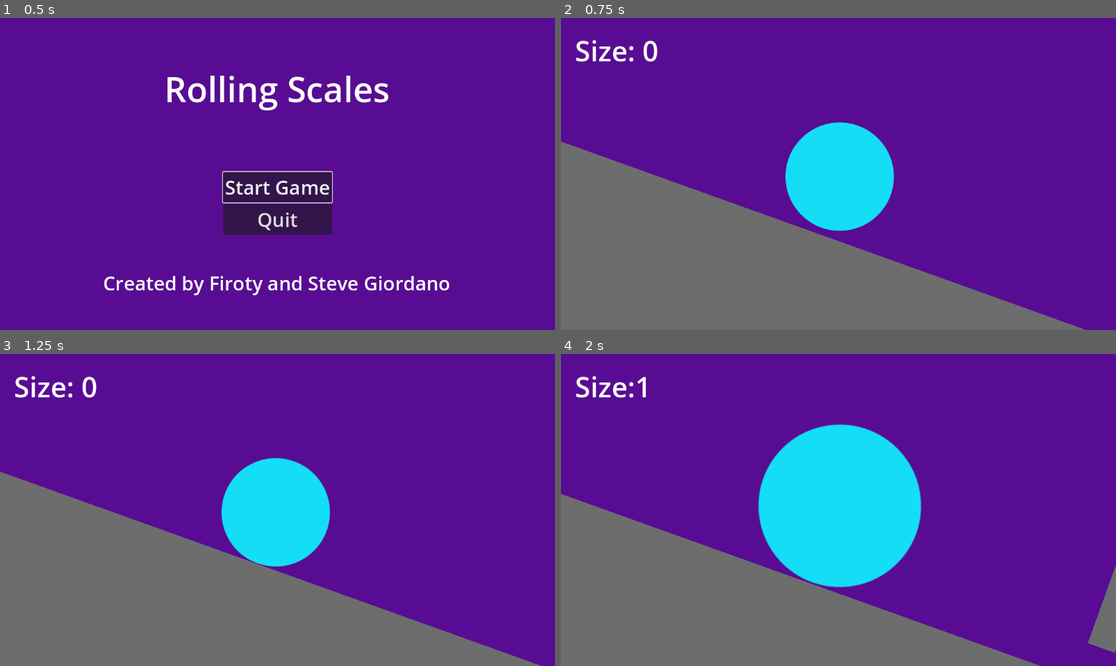
Above: before the commit, frames 1-4 (two rows, left to right).
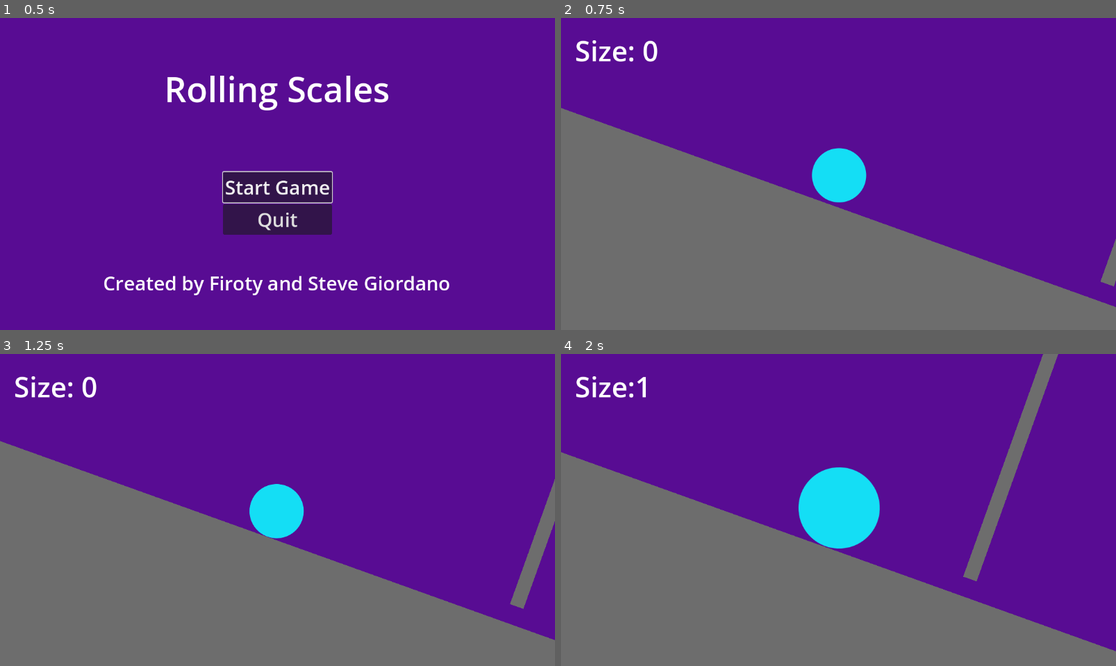
Above: after the commit, the same moments.

Repository: Firoty1/Rolling-Scales
Game: Godot game, scene res://scenes/start_menu.tscn
Two runs of this game, one before a commit and one after it. Both use one fixed random seed, a clock stepped at 60 frames per second and the inputs below.
Inputs:
- Up to frame 1 (0.5 s): no input
- Up to frame 2 (0.75 s): click "Start Game" at 0.5 s
- Up to frame 3 (1.25 s): no input
- Up to frame 4 (2 s): hold Up (grow) from 1.28 s (still down)

Frame 1 is identical in both runs. In frame 2, 14% of the frame differs, in the area x 0-100%, y 28-100%; in frame 3, 14%; in frame 4, 23%, in the area x 0-100%, y 0-100%.

Commit message:
level 2 almost done

Diff:
--- a/autoloads/AudioControl.tscn
+++ b/autoloads/AudioControl.tscn
@@ -30,10 +30,12 @@
 	$Death.play()
 
 func ShrinkSound():
+	$Shrink.volume_db = -10
 	$Shrink.set_stream(shrink)
 	$Shrink.play()
 
 func GrowSound():
+	$Grow.volume_db = -10
 	$Grow.set_stream(grow)
 	$Grow.play()
 
@@ -62,7 +64,6 @@
 volume_db = -0.2
 
 [node name="Shrink" type="AudioStreamPlayer" parent="."]
-volume_db = -0.3
 
 [node name="Grow" type="AudioStreamPlayer" parent="."]
 
--- a/level_2.tscn
+++ b/level_2.tscn
@@ -1,16 +1,20 @@
-[gd_scene load_steps=5 format=3 uid="uid://706mgfng7gir"]
+[gd_scene load_steps=9 format=3 uid="uid://706mgfng7gir"]
 
 [ext_resource type="PackedScene" uid="uid://bnhexur0ry2ny" path="res://scenes/ball.tscn" id="1_ej3mk"]
 [ext_resource type="PackedScene" uid="uid://b4udhsebdtf6v" path="res://scenes/HUD.tscn" id="2_4j8th"]
 [ext_resource type="PackedScene" uid="uid://bxaav1pybxfvx" path="res://scenes/wall_or_floor.tscn" id="3_yh2h4"]
 [ext_resource type="PackedScene" uid="uid://ctwchxsj2ndyr" path="res://scenes/spike.tscn" id="4_vox3t"]
+[ext_resource type="PackedScene" uid="uid://cfu4xxf753ecx" path="res://scenes/spring.tscn" id="5_nyco1"]
+[ext_resource type="PackedScene" uid="uid://cfbl7watl7plf" path="res://scenes/turbo_arrow.tscn" id="6_n5q2h"]
+[ext_resource type="PackedScene" uid="uid://dhjmjxj2p4jv5" path="res://scenes/ramp.tscn" id="7_0lebd"]
+[ext_resource type="PackedScene" uid="uid://bpj0v675n64cq" path="res://scenes/level_end.tscn" id="8_wy87q"]
 
 [node name="Level2" type="Node2D"]
 
 [node name="Ball" parent="." instance=ExtResource("1_ej3mk")]
-position = Vector2(538, 218)
 
 [node name="Camera2D" type="Camera2D" parent="Ball"]
+zoom = Vector2(0.5, 0.5)
 
 [node name="HUD" parent="." instance=ExtResource("2_4j8th")]
 
@@ -19,15 +23,34 @@
 rotation = 0.34383
 scale = Vector2(11.5189, 1.33066)
 
+[node name="WallOrFloor5" parent="." instance=ExtResource("3_yh2h4")]
+position = Vector2(5229, 1302)
+rotation = 0.34383
+scale = Vector2(-0.654922, 0.0974519)
+
 [node name="WallOrFloor3" parent="." instance=ExtResource("3_yh2h4")]
 position = Vector2(6603, 3178)
 rotation = 0.34383
+scale = Vector2(11.5189, 1.33066)
+
+[node name="WallOrFloor9" parent="." instance=ExtResource("3_yh2h4")]
+position = Vector2(13299, 5575)
+rotation = 0.34383
+scale = Vector2(11.5189, 1.33066)
+
+[node name="WallOrFloor14" parent="." instance=ExtResource("3_yh2h4")]
+position = Vector2(17574, 6527)
 scale = Vector2(11.5189, 1.33066)
 
 [node name="WallOrFloor4" parent="." instance=ExtResource("3_yh2h4")]
 position = Vector2(3022, 2341)
 rotation = 0.34383
 scale = Vector2(11.5189, 1.33066)
+
+[node name="WallOrFloor6" parent="." instance=ExtResource("3_yh2h4")]
+position = Vector2(5507, 1934)
+rotation = 0.34383
+scale = Vector2(-0.0610332, 1.73421)
 
 [node name="WallOrFloor2" parent="." instance=ExtResource("3_yh2h4")]
 position = Vector2(1629, -201)
@@ -44,7 +67,119 @@
 rotation = 0.34383
 scale = Vector2(0.5, 0.5)
 
+[node name="Spike4" parent="." instance=ExtResource("4_vox3t")]
+position = Vector2(4989, 1350)
+rotation = 5.05622
+scale = Vector2(0.5, 0.5)
+
+[node name="Spike5" parent="." instance=ExtResource("4_vox3t")]
+position = Vector2(5405, 2136)
+rotation = 5.05622
+scale = Vector2(0.5, 0.5)
+
 [node name="Spike3" parent="." instance=ExtResource("4_vox3t")]
 position = Vector2(3095, 1916)
 rotation = 0.34383
 scale = Vector2(0.5, 0.5)
+
+[node name="Spring" parent="." instance=ExtResource("5_nyco1")]
+position = Vector2(4442, 1878)
+rotation = 0.34383
+scale = Vector2(0.15, 0.15)
+
+[node name="Spring2" parent="." instance=ExtResource("5_nyco1")]
+position = Vector2(5179, 2142)
+rotation = 0.34383
+scale = Vector2(0.15, 0.15)
+
+[node name="WallOrFloor7" parent="." instance=ExtResource("3_yh2h4")]
+position = Vector2(7908, 2196)
+rotation = 0.34383
+scale = Vector2(-0.654922, 0.0974519)
+
+[node name="WallOrFloor11" parent="." instance=ExtResource("3_yh2h4")]
+position = Vector2(11067, 3751)
+rotation = 0.34383
+scale = Vector2(-0.654922, 0.0974519)
+
+[node name="WallOrFloor13" parent="." instance=ExtResource("3_yh2h4")]
+position = Vector2(11111, 2999)
+rotation = 0.34383
+scale = Vector2(-0.321114, 0.0974519)
+
+[node name="WallOrFloor8" parent="." instance=ExtResource("3_yh2h4")]
+position = Vector2(8213, 2901)
+rotation = 0.34383
+scale = Vector2(-0.0610332, 1.73421)
+
+[node name="WallOrFloor10" parent="." instance=ExtResource("3_yh2h4")]
+position = Vector2(10805, 3918)
+rotation = 0.34383
+scale = Vector2(-0.0610332, 1.73421)
+
+[node name="WallOrFloor12" parent="." instance=ExtResource("3_yh2h4")]
+position = Vector2(11211, 4020)
+rotation = 0.34383
+scale = Vector2(-0.0610332, 2.30419)
+
+[node name="Spike6" parent="." instance=ExtResource("4_vox3t")]
+position = Vector2(7669, 2241)
+rotation = 5.05622
+scale = Vector2(0.5, 0.5)
+
+[node name="Spike7" parent="." instance=ExtResource("4_vox3t")]
+position = Vector2(8110, 3103)
+rotation = 5.05622
+scale = Vector2(0.5, 0.5)
+
+[node name="Spike8" parent="." instance=ExtResource("4_vox3t")]
+position = Vector2(10734, 4043)
+rotation = 5.05622
+scale = Vector2(0.5, 0.5)
+
+[node name="Spike9" parent="." instance=ExtResource("4_vox3t")]
+position = Vector2(11455, 3347)
+rotation = 0.34383
+scale = Vector2(0.1, 0.1)
+
+[node name="Spike10" parent="." instance=ExtResource("4_vox3t")]
+position = Vector2(11091, 3032)
+rotation = 3.48542
+scale = Vector2(0.3, 0.3)
+
+[node name="Spring3" parent="." instance=ExtResource("5_nyco1")]
+position = Vector2(7101, 2828)
+rotation = 0.34383
+scale = Vector2(0.15, 0.15)
+
+[node name="Spring4" parent="." instance=ExtResource("5_nyco1")]
+position = Vector2(7838, 3092)
+rotation = 0.34383
+scale = Vector2(0.15, 0.15)
+
+[node name="Spring5" parent="." instance=ExtResource("5_nyco1")]
+position = Vector2(10426, 4019)
+rotation = 0.34383
+scale = Vector2(0.15, 0.15)
+
+[node name="Spring7" parent="." instance=ExtResource("5_nyco1")]
+position = Vector2(11109, 3644)
+rotation = 0.34383
+scale = Vector2(0.15, 0.15)
+
+[node name="Spring6" parent="." instance=ExtResource("5_nyco1")]
+position = Vector2(11000, 3327)
+rotation = 0.34383
+scale = Vector2(0.15, 0.15)
+
+[node name="TurboArrow" parent="." instance=ExtResource("6_n5q2h")]
+position = Vector2(16459, 6164)
+
+[node name="TurboArrow2" parent="." instance=ExtResource("6_n5q2h")]
+position = Vector2(17382, 6154)
+
+[node name="ramp" parent="." instance=ExtResource("7_0lebd")]
+position = Vector2(18235, 6004)
+
+[node name="LevelEnd" parent="." instance=ExtResource("8_wy87q")]
+position = Vector2(18727, 5320)
--- a/scenes/level_1.tscn
+++ b/scenes/level_1.tscn
@@ -16,6 +16,7 @@
 contact_monitor = true
 
 [node name="Camera2D" type="Camera2D" parent="Ball"]
+zoom = Vector2(0.5, 0.5)
 
 [node name="WallOrFloors" type="Node" parent="."]
 
@@ -134,7 +135,6 @@
 
 [node name="ramp" parent="." instance=ExtResource("5_1tflr")]
 position = Vector2(17385, 4986)
-rotation = 0.0523599
 scale = Vector2(1.44, 1.44)
 
 [node name="LevelEnd" parent="." instance=ExtResource("6_kb1e0")]
--- a/scenes/ramp.tscn
+++ b/scenes/ramp.tscn
@@ -4,6 +4,7 @@
 
 [node name="ramp" type="StaticBody2D"]
 position = Vector2(437, 270)
+rotation = 0.0523599
 collision_mask = 2
 
 [node name="CollisionPolygon2D" type="CollisionPolygon2D" parent="."]
